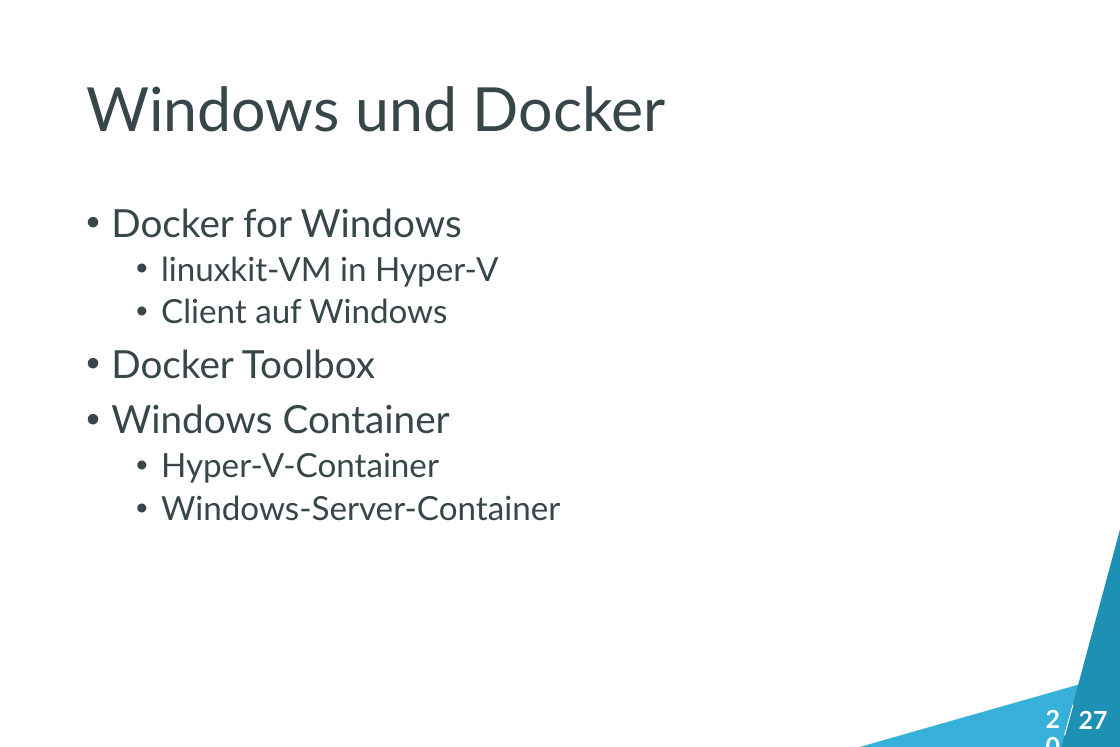
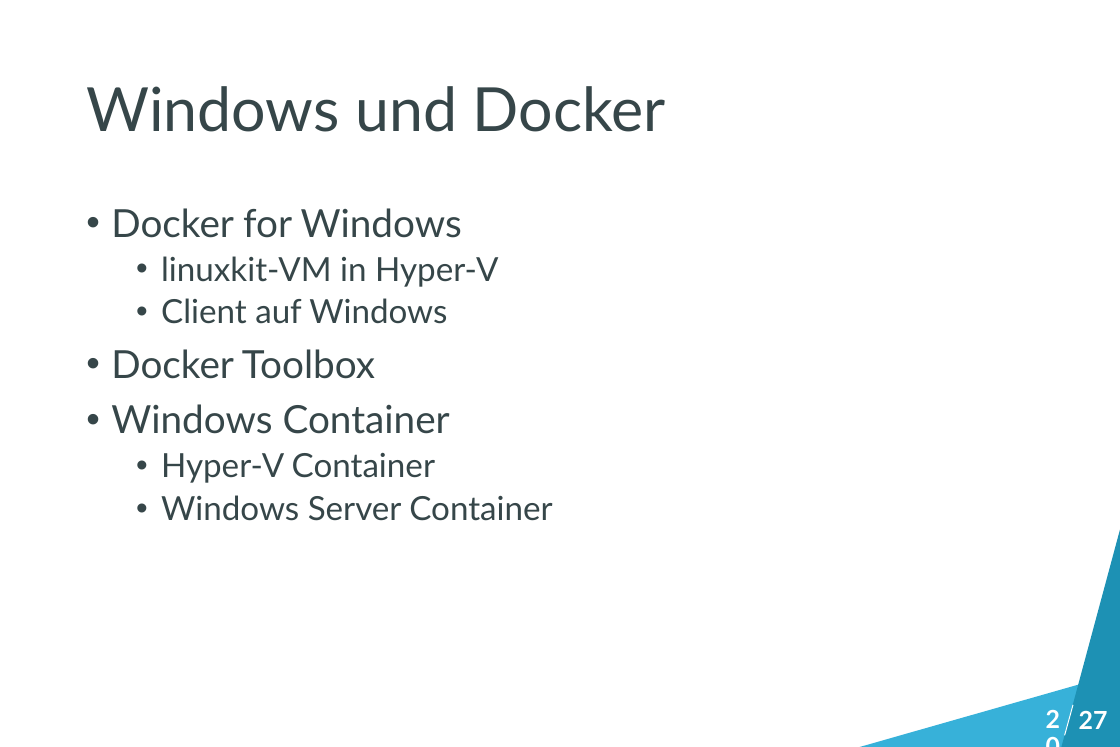
Before and after one commit to bemayr/talk.intro-to-docker, a slide deck: slide 26 of slides.pptx. Drawn at 1120x747 pixels with LibreOffice and Linux fonts; fonts in the diff are those of the drawing. Boxes give left, top, right and bottom in pixels: in the first picture for what was removed or moved away, otherwise in the second. Text is boxed around its words. In the diff, an @@ line names an element or a change of style, - is before the commit and + after.

Commit message:
updated slides

```diff
--- a/slides.pptx
+++ b/slides.pptx
@@ text at (161,453,552,521): text changed @@
-  • Hyper-V-Container
-  • Windows-Server-Container
+  • Hyper-V Container
+  • Windows Server Container
```
Also in this commit, not shown: 1 other slide changed, 2 slides added.
